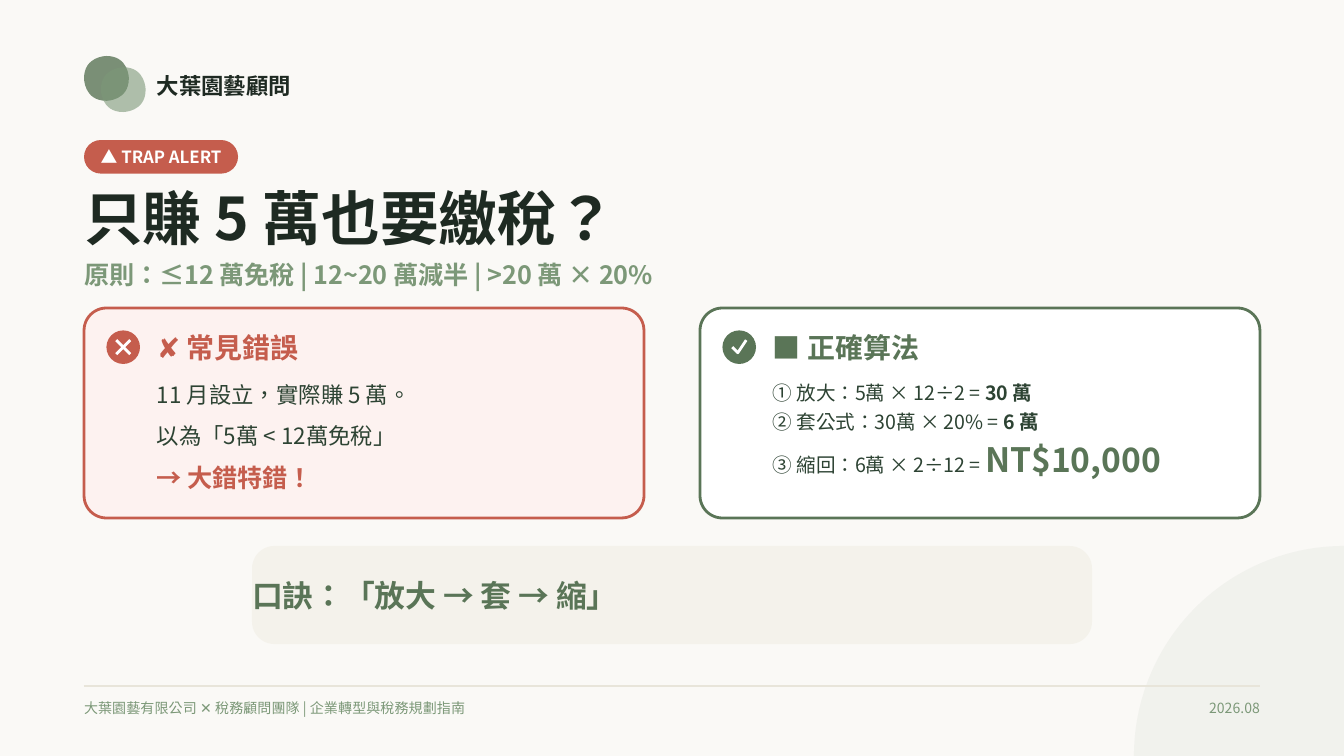
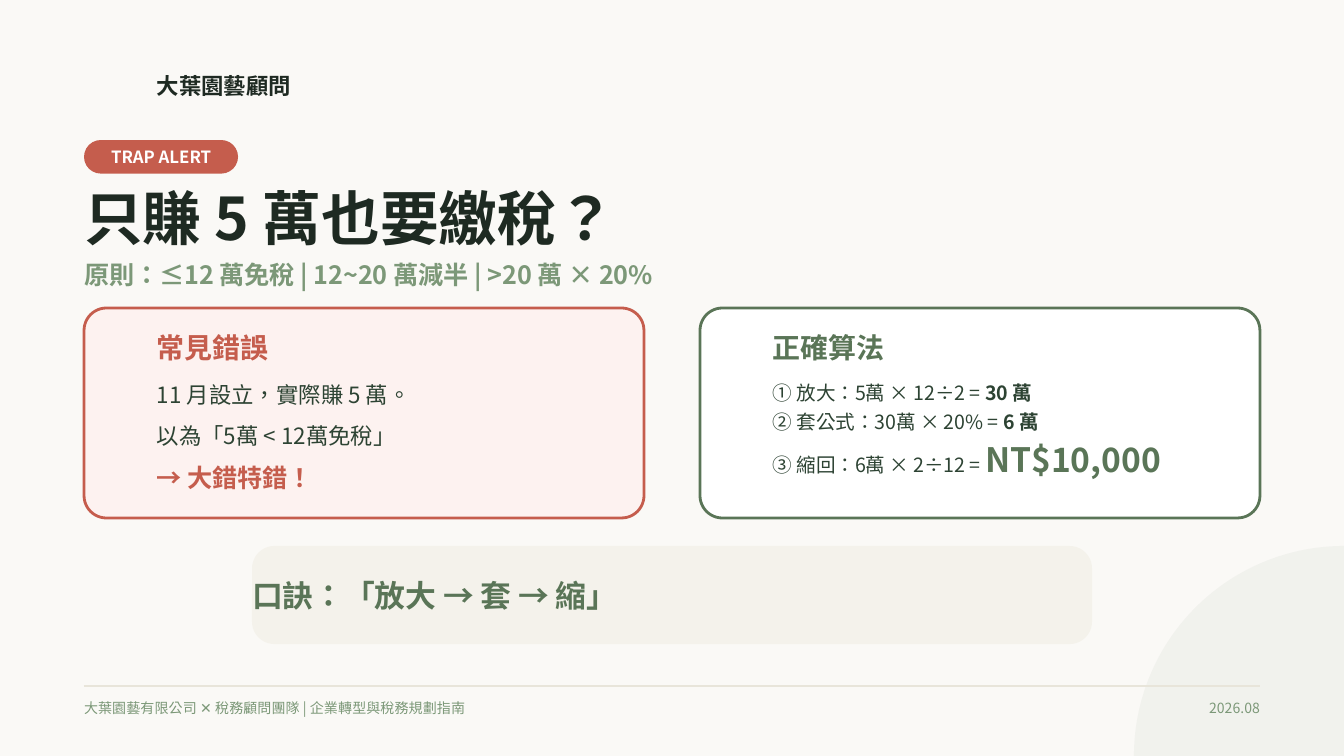
Before and after one commit to qwerty10218/horticulture-tax-case, a slide deck: slide 10 of 08_上台簡報準備/園藝公司設立與首年稅務規劃 (統一風格版).pptx. Drawn at 1344x756 pixels with LibreOffice and Linux fonts; fonts in the diff are those of the drawing. Boxes give left, top, right and bottom in pixels: in the first picture for what was removed or moved away, otherwise in the second. Text is boxed around its words. In the diff, an @@ line names an element or a change of style, - is before the commit and + after.

```diff
--- a/08_上台簡報準備/園藝公司設立與首年稅務規劃 (統一風格版).pptx
+++ b/08_上台簡報準備/園藝公司設立與首年稅務規劃 (統一風格版).pptx
@@ freeform shape removed at [83,56,128,101] @@
@@ freeform shape removed at [101,67,145,112] @@
@@ text at [111,150,211,163]: text changed @@
-▲ TRAP ALERT
+TRAP ALERT
@@ ellipse removed at [106,331,140,364] @@
@@ freeform shape removed at [116,340,129,353] @@
@@ text at [157,334,269,361]: text changed @@
-✘ 常見錯誤
+常見錯誤
@@ ellipse removed at [723,331,757,364] @@
@@ freeform shape removed at [732,340,746,352] @@
@@ text at [773,334,885,361]: text changed @@
-■ 正確算法
+正確算法
```
Also in this commit, not shown: 14 other slides changed, 1 other file.
